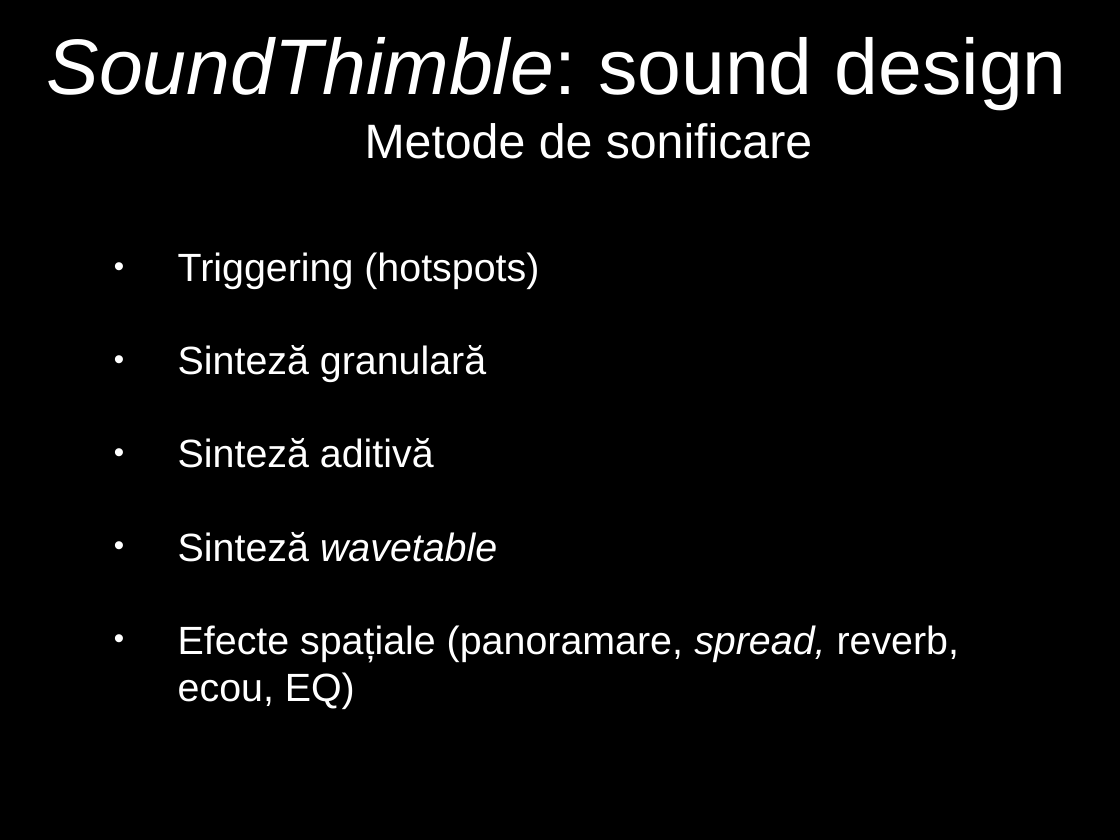
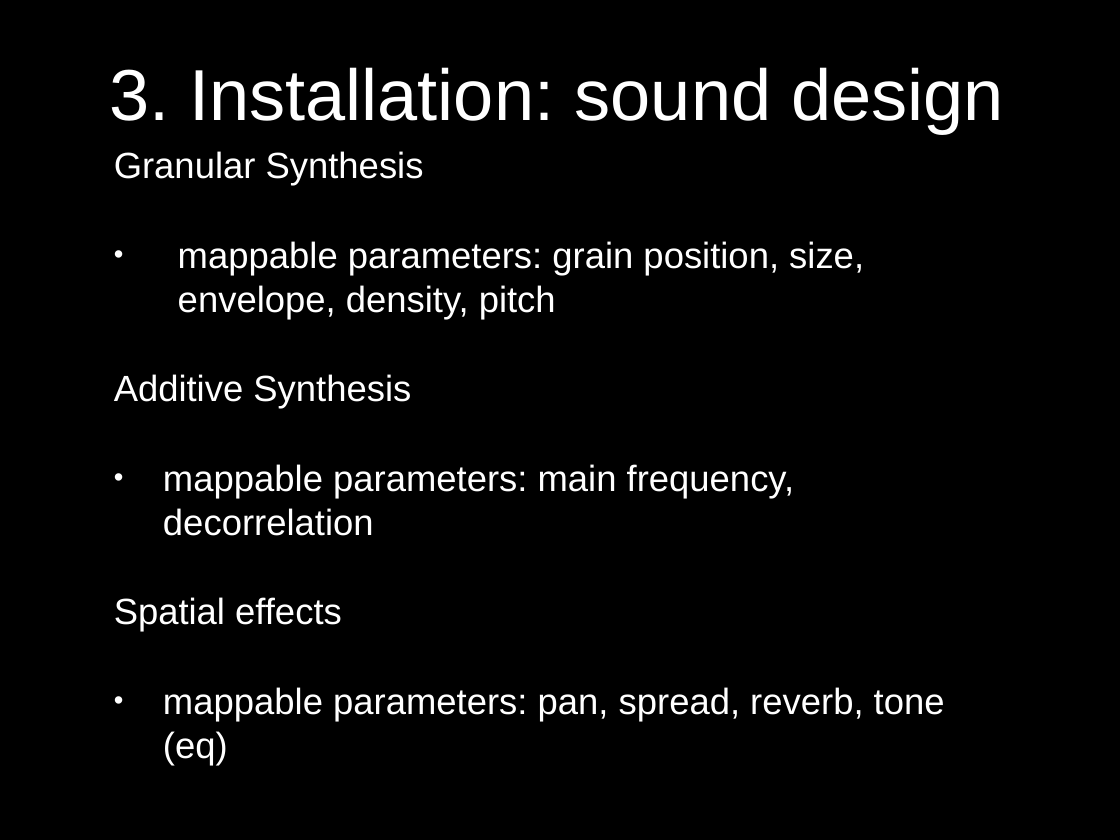
Before and after one commit to RVirmoors/viconOSC, a slide deck: slide 9 of _am/_ppt/amostly-grig.pptx. Drawn at 1120x840 pixels with LibreOffice and Linux fonts; fonts in the diff are those of the drawing. Boxes give left, top, right and bottom in pixels: in the first picture for what was removed or moved away, otherwise in the second. Text is boxed around its words. In the diff, an @@ line names an element or a change of style, - is before the commit and + after.

```diff
--- a/_am/_ppt/amostly-grig.pptx
+++ b/_am/_ppt/amostly-grig.pptx
@@ title at box(109, 67, 1004, 134): text changed; size 72 to 66 pt @@
-SoundThimble: sound design
-Metode de sonificare
+3. Installation: sound design
@@ text at box(114, 151, 945, 765): text changed; size 36 to 33.3 pt @@
-• Triggering (hotspots)
-• Sinteză granulară
-• Sinteză aditivă
-• Sinteză wavetable
-• Efecte spațiale (panoramare, spread, reverb, ecou, EQ)
+Granular Synthesis
+• mappable parameters: grain position, size, envelope, density, pitch
+Additive Synthesis
+• mappable parameters: main frequency, decorrelation
+Spatial effects
+• mappable parameters: pan, spread, reverb, tone (eq)
```
Also in this commit, not shown: 7 other slides changed, 8 slides added, 7 slides removed, 1 other file.
